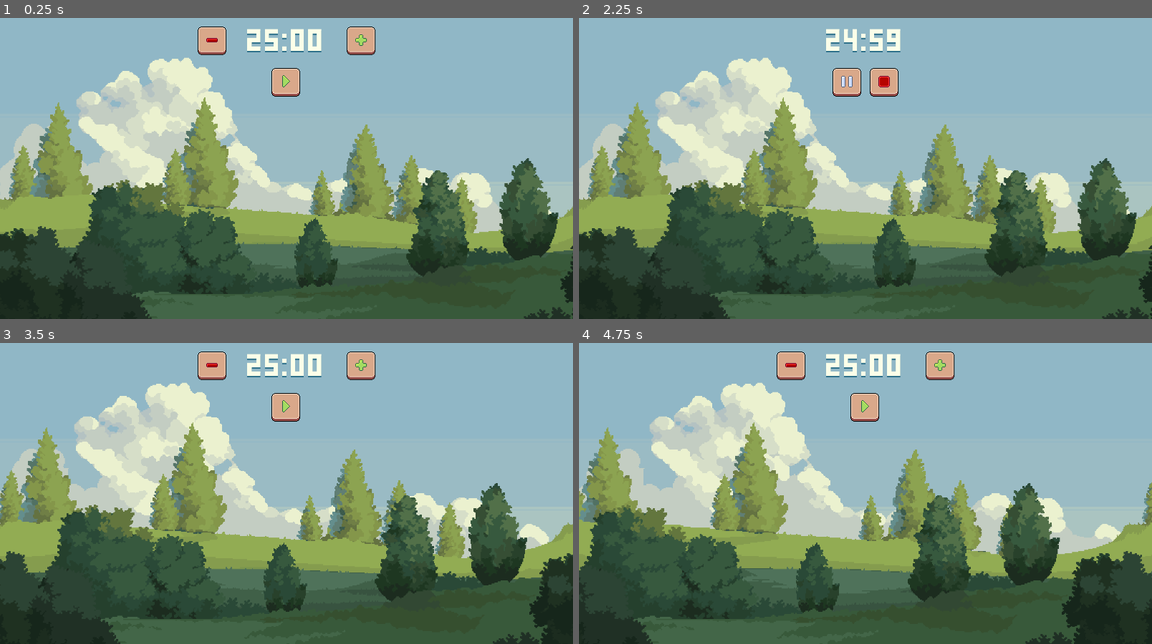
Above: before the commit, frames 1-4 (two rows, left to right).
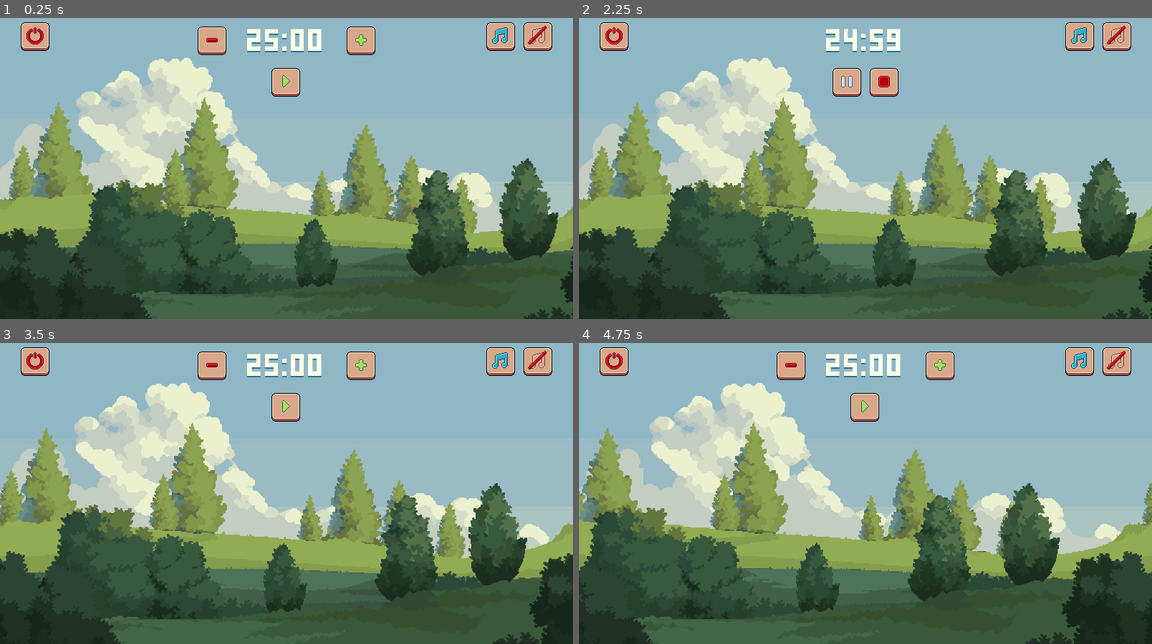
Above: after the commit, the same moments.

Repository: justkuzan/pomodoro-timer
Game: Godot game, scene res://Scenes/GameMainScene/game_main_scene.tscn
Same seed, same stepped clock (60 frames per second), same inputs: the game is played once before the commit and once after it.
Inputs (mouse positions are in pixels of both pictures, inside the frame that each line leads up to):
- Up to frame 1 (0.25 s): no input
- Up to frame 2 (2.25 s): click (1077, 36) at 0.52 s; click (1117, 36) at 1.27 s; click (865, 81) at 2 s
- Up to frame 3 (3.5 s): click (303, 406) at 2.75 s
- Up to frame 4 (4.75 s): click (865, 406) at 3.5 s; click (882, 406) at 4.25 s

The runs differ from the first frame. In frame 1, 1.4% of the frame differs, in the area x 3-97%, y 1-11%; in frame 2, 1.4%; in frame 3, 1.4%; in frame 4, 1.4%.

Commit message:
feat: add main screen buttons and update pressed state sprites
Main screen buttons - visuals only, logic not yet implemented.

Diff:
--- a/Scenes/GameMainScene/game_main_scene.tscn
+++ b/Scenes/GameMainScene/game_main_scene.tscn
@@ -1,9 +1,11 @@
-[gd_scene load_steps=5 format=3 uid="uid://dji2rowy7a7a8"]
+[gd_scene load_steps=7 format=3 uid="uid://dji2rowy7a7a8"]
 
 [ext_resource type="Script" uid="uid://dgl0nhgatomt6" path="res://Scenes/GameMainScene/game_main_scene.gd" id="1_4hbeh"]
 [ext_resource type="PackedScene" uid="uid://v3cn8qd7goio" path="res://Scenes/All Timers/all_timers_general_scene.tscn" id="2_4pb6x"]
 [ext_resource type="PackedScene" uid="uid://b85ihm0oy3voe" path="res://Scenes/ParallaxBackground/parallax_background.tscn" id="2_ujb81"]
 [ext_resource type="PackedScene" uid="uid://bwqfk8mxoh15r" path="res://Scenes/Particles/Wind/wind.tscn" id="3_5gd7p"]
+[ext_resource type="PackedScene" uid="uid://dhuyf4rs8vm4a" path="res://Scenes/Particles/Leaves/leaves.tscn" id="4_y7q46"]
+[ext_resource type="PackedScene" uid="uid://cslyegwgv1b5h" path="res://UI/general_controls.tscn" id="6_mi2bd"]
 
 [node name="game_main_scene" type="Node2D"]
 script = ExtResource("1_4hbeh")
@@ -18,6 +20,15 @@
 position = Vector2(1816, 533)
 amount = 10
 
+[node name="GPUParticles2D" parent="particles" instance=ExtResource("4_y7q46")]
+visible = false
+position = Vector2(960, 540)
+amount = 10
+
+[node name="general_controls" parent="." instance=ExtResource("6_mi2bd")]
+offset_right = 1920.0
+offset_bottom = 1080.0
+
 [node name="all_timers_general_scene" parent="." instance=ExtResource("2_4pb6x")]
 
 [connection signal="ended" from="all_timers_general_scene" to="." method="_on_all_timers_general_scene_ended"]
--- /dev/null
+++ b/Scenes/Particles/Leaves/leaves.tscn
@@ -0,0 +1,39 @@
+[gd_scene load_steps=6 format=3 uid="uid://dhuyf4rs8vm4a"]
+
+[ext_resource type="Texture2D" uid="uid://c7an3mfpvd71x" path="res://Scenes/Particles/Leaves/Graphics/leaves.png" id="1_1yb1y"]
+
+[sub_resource type="CanvasItemMaterial" id="CanvasItemMaterial_fx63v"]
+particles_animation = true
+particles_anim_h_frames = 8
+particles_anim_v_frames = 1
+particles_anim_loop = false
+
+[sub_resource type="Gradient" id="Gradient_1yb1y"]
+offsets = PackedFloat32Array(0, 0.13157895, 0.5263158, 0.88596493, 1)
+colors = PackedColorArray(1, 1, 1, 0, 1, 1, 1, 1, 1, 1, 1, 1, 1, 1, 1, 1, 1, 1, 1, 0)
+
+[sub_resource type="GradientTexture1D" id="GradientTexture1D_fx63v"]
+gradient = SubResource("Gradient_1yb1y")
+
+[sub_resource type="ParticleProcessMaterial" id="ParticleProcessMaterial_vbcxv"]
+particle_flag_disable_z = true
+emission_shape = 3
+emission_box_extents = Vector3(960, 540, 1)
+direction = Vector3(-1, 0, 0)
+spread = 10.0
+initial_velocity_min = 20.0
+initial_velocity_max = 80.0
+angular_velocity_min = -50.000015
+angular_velocity_max = 49.99998
+scale_min = 1.1999999
+scale_max = 1.5999999
+color_ramp = SubResource("GradientTexture1D_fx63v")
+anim_offset_max = 1.0
+
+[node name="GPUParticles2D" type="GPUParticles2D"]
+material = SubResource("CanvasItemMaterial_fx63v")
+amount = 100
+texture = ExtResource("1_1yb1y")
+lifetime = 3.0
+visibility_rect = Rect2(-960, -540, 1920, 1080)
+process_material = SubResource("ParticleProcessMaterial_vbcxv")
--- /dev/null
+++ b/UI/general_controls.tscn
@@ -0,0 +1,63 @@
+[gd_scene load_steps=10 format=3 uid="uid://cslyegwgv1b5h"]
+
+[ext_resource type="Texture2D" uid="uid://ce2kbx6lm7exv" path="res://UI/HUD/Buttons/button-quit/quit-default.png" id="1_0l8tv"]
+[ext_resource type="Texture2D" uid="uid://b1ccpspus2jy1" path="res://UI/HUD/Buttons/button-quit/quit-pressed.png" id="2_w0ert"]
+[ext_resource type="Texture2D" uid="uid://db7ea1rmhthj2" path="res://UI/HUD/Buttons/button-quit/quit-hovered.png" id="3_dg07i"]
+[ext_resource type="Texture2D" uid="uid://dxb4xtbrt0isi" path="res://UI/HUD/Buttons/button-music/music_on-default.png" id="4_kqivs"]
+[ext_resource type="Texture2D" uid="uid://0cxf4rchp7na" path="res://UI/HUD/Buttons/button-music/music_on-pressed.png" id="5_ot526"]
+[ext_resource type="Texture2D" uid="uid://rgoxgpm4615e" path="res://UI/HUD/Buttons/button-music/music_on-hovered.png" id="6_61yti"]
+[ext_resource type="Texture2D" uid="uid://d4nyoljr80wrn" path="res://UI/HUD/Buttons/button-music/music_off-default.png" id="7_0l8tv"]
+[ext_resource type="Texture2D" uid="uid://8w714vbr4b6v" path="res://UI/HUD/Buttons/button-music/music_off-pressed.png" id="8_w0ert"]
+[ext_resource type="Texture2D" uid="uid://6g4eissxhun" path="res://UI/HUD/Buttons/button-music/music_off-hovered.png" id="9_dg07i"]
+
+[node name="general_controls" type="Control"]
+layout_mode = 3
+anchors_preset = 15
+anchor_right = 1.0
+anchor_bottom = 1.0
+grow_horizontal = 2
+grow_vertical = 2
+
+[node name="buttons_V" type="VBoxContainer" parent="."]
+layout_mode = 1
+anchors_preset = -1
+anchor_left = 0.03
+anchor_right = 0.97
+offset_top = 72.0
+offset_bottom = 192.0
+grow_horizontal = 2
+
+[node name="buttons_H" type="HBoxContainer" parent="buttons_V"]
+layout_mode = 2
+
+[node name="left_buttons" type="HBoxContainer" parent="buttons_V/buttons_H"]
+layout_mode = 2
+size_flags_horizontal = 0
+
+[node name="quit" type="TextureButton" parent="buttons_V/buttons_H/left_buttons"]
+custom_minimum_size = Vector2(120, 120)
+layout_mode = 2
+texture_normal = ExtResource("1_0l8tv")
+texture_pressed = ExtResource("2_w0ert")
+texture_hover = ExtResource("3_dg07i")
+stretch_mode = 0
+
+[node name="right_buttons" type="HBoxContainer" parent="buttons_V/buttons_H"]
+layout_mode = 2
+size_flags_horizontal = 10
+
+[node name="music_on" type="TextureButton" parent="buttons_V/buttons_H/right_buttons"]
+custom_minimum_size = Vector2(120, 120)
+layout_mode = 2
+texture_normal = ExtResource("4_kqivs")
+texture_pressed = ExtResource("5_ot526")
+texture_hover = ExtResource("6_61yti")
+stretch_mode = 0
+
+[node name="music_off" type="TextureButton" parent="buttons_V/buttons_H/right_buttons"]
+custom_minimum_size = Vector2(120, 120)
+layout_mode = 2
+texture_normal = ExtResource("7_0l8tv")
+texture_pressed = ExtResource("8_w0ert")
+texture_hover = ExtResource("9_dg07i")
+stretch_mode = 0
--- a/Utilities/AudioManager/audio_manager.tscn
+++ b/Utilities/AudioManager/audio_manager.tscn
@@ -15,12 +15,12 @@
 
 [node name="button_press" type="AudioStreamPlayer" parent="ui"]
 stream = ExtResource("2_lajuc")
-volume_db = 2.0
+volume_db = 3.0
 bus = &"UI"
 
 [node name="button_release" type="AudioStreamPlayer" parent="ui"]
 stream = ExtResource("3_c53po")
-volume_db = 2.0
+volume_db = 3.0
 bus = &"UI"
 
 [node name="main_theme" type="AudioStreamPlayer" parent="."]
@@ -35,7 +35,7 @@
 
 [node name="birds" type="AudioStreamPlayer" parent="."]
 stream = ExtResource("6_3i0j5")
-volume_db = -2.0
+volume_db = -4.0
 bus = &"Ambient"
 
 [node name="train_wheels" type="AudioStreamPlayer" parent="."]
--- a/Utilities/AudioManager/default_bus_layout.tres
+++ b/Utilities/AudioManager/default_bus_layout.tres
@@ -6,7 +6,7 @@
 bus/1/solo = false
 bus/1/mute = false
 bus/1/bypass_fx = false
-bus/1/volume_db = 0.0
+bus/1/volume_db = -80.0
 bus/1/send = &"Master"
 bus/2/name = &"Ambient"
 bus/2/solo = false
Not shown, changed: Assets/Audio/Mechanisms/Steam ENgine Train.ogg.import
Binary file added: Scenes/Particles/Leaves/Graphics/leaves.png
Not shown, added: Scenes/Particles/Leaves/Graphics/leaves.png.import
Binary file changed: UI/HUD/Buttons/button-add/add-pressed.png
Binary file added: UI/HUD/Buttons/button-music/music_off-default.png
Not shown, added: UI/HUD/Buttons/button-music/music_off-default.png.import
Binary file added: UI/HUD/Buttons/button-music/music_off-hovered.png
Not shown, added: UI/HUD/Buttons/button-music/music_off-hovered.png.import
Binary file added: UI/HUD/Buttons/button-music/music_off-pressed.png
Not shown, added: UI/HUD/Buttons/button-music/music_off-pressed.png.import
Binary file added: UI/HUD/Buttons/button-music/music_on-default.png
Not shown, added: UI/HUD/Buttons/button-music/music_on-default.png.import
(and 14 more such lines)
